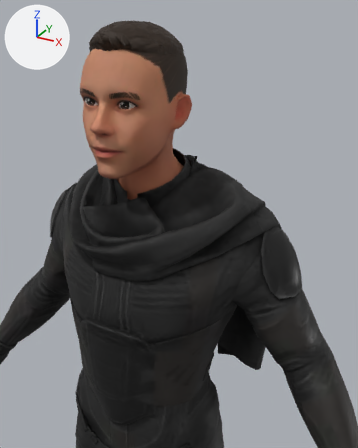
The glTF model public/models/yayo.glb as it was, and as the next commit left it.
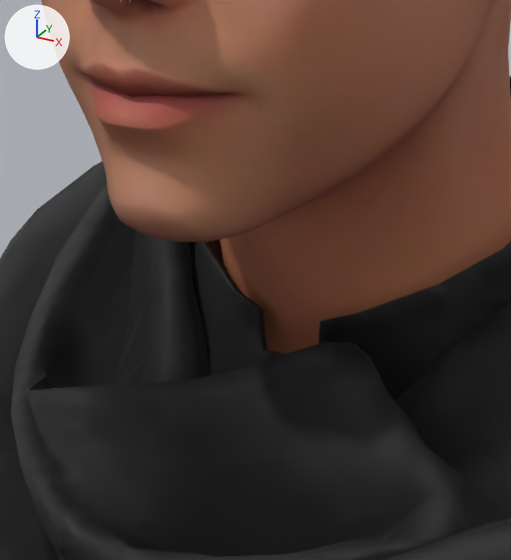
There are two pictures of each version: one from a 50 mm lens placed at (0.463, -0.723, 1.859), pointed at (0.115, -0.09, 1.543), one close up on the part from 22% to 48% of the width and 30% to 53% of the height. The axes (+X, +Y, +Z) are drawn at upper left. The lights are the same throughout. The close-ups show mesh edges as thin lines. Vertices at the same position are counted once.

Script lines for the objects in view, before the commit:
```python
me_wolf3d_head = bpy.data.meshes.new('Wolf3D_Head')
me_wolf3d_head.from_pydata(...)  # 2060 vertices, 4094 faces; spans x -0.096..0.096, y -0.143..0.087, z 1.521..1.833
me_wolf3d_head.materials.append(mat_wolf3d_skin)  # picture img_basecolor_001
me_wolf3d_outfit_top = bpy.data.meshes.new('Wolf3D_Outfit_Top')
me_wolf3d_outfit_top.from_pydata(...)  # 2966 vertices, 5770 faces; spans x -0.535..0.535, y -0.154..0.161, z 0.886..1.625
me_wolf3d_outfit_top.materials.append(mat_wolf3d_outfit_top)
me_wolf3d_teeth = bpy.data.meshes.new('Wolf3D_Teeth')
me_wolf3d_teeth.from_pydata(...)  # 77 vertices, 100 faces; spans x -0.0286..0.0286, y -0.1235..-0.0549, z 1.6381..1.6748
me_wolf3d_teeth.materials.append(mat_wolf3d_teeth)  # picture img_wolf3d_teeth
ob_wolf3d_head = bpy.data.objects.new('Wolf3D_Head', me_wolf3d_head)
ob_wolf3d_head.location = (0.0, 0.0, 0.0)
ob_wolf3d_outfit_top = bpy.data.objects.new('Wolf3D_Outfit_Top', me_wolf3d_outfit_top)
ob_wolf3d_outfit_top.location = (0.0, 0.0, 0.0)
ob_wolf3d_teeth = bpy.data.objects.new('Wolf3D_Teeth', me_wolf3d_teeth)
ob_wolf3d_teeth.location = (0.0, 0.0, 0.0)
```
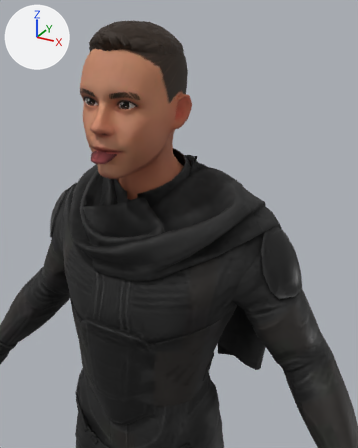
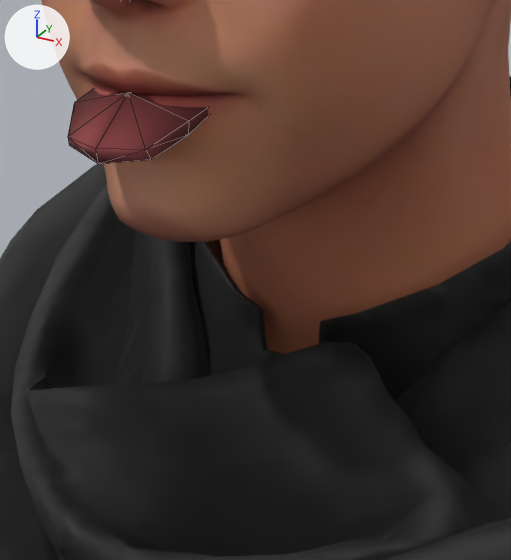
The newer file adds a shape key; the second version is drawn at full value of the shape key 'tongueOut' of 'Wolf3D_Teeth', and the change is written as the vertex moves it makes.

What differs and where, as boxes [x1, y1, x2, y2] in the close-ups (511 x 560 px):
'Wolf3D_Teeth', reshaped (not visible before)
    after: [68, 89, 209, 164]

The edits, one by one:
me_wolf3d_teeth is used by ob_wolf3d_teeth; location (0.0, 0.0, 0.0).
me_wolf3d_teeth had 77 vertices, 100 faces and spanned x -0.0286..0.0286, y -0.1235..-0.0549, z 1.6381..1.6748.
me_wolf3d_teeth now has 77 vertices, 100 faces and spans x -0.0286..0.0286, y -0.1444..-0.0801, z 1.6381..1.6748.
me_wolf3d_teeth part 1: 17 of 77 vertices moved; they spanned x -0.0208..0.0208, y -0.1073..-0.0549, z 1.6502..1.6622 and now span x -0.0208..0.0208, y -0.1444..-0.0879, z 1.6383..1.6616; mean shift (0.0, -0.0373, -0.0065); largest move (0.0, -0.085, 1.661) -> (0.0, -0.1279, 1.6553).
